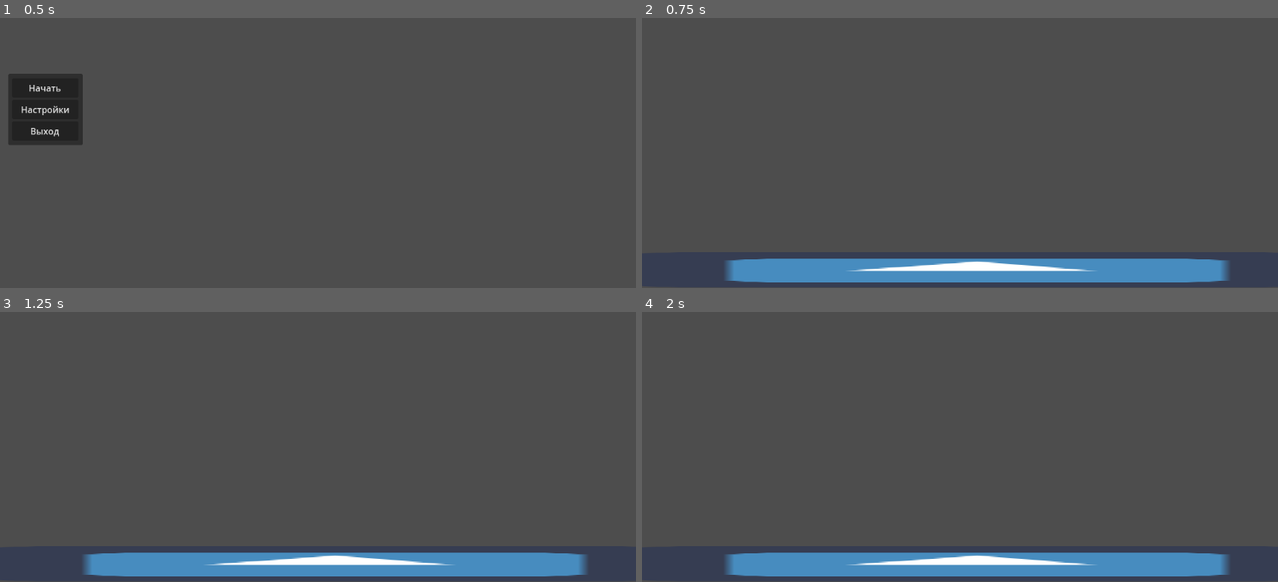
Above: before the commit, frames 1-4 (two rows, left to right).
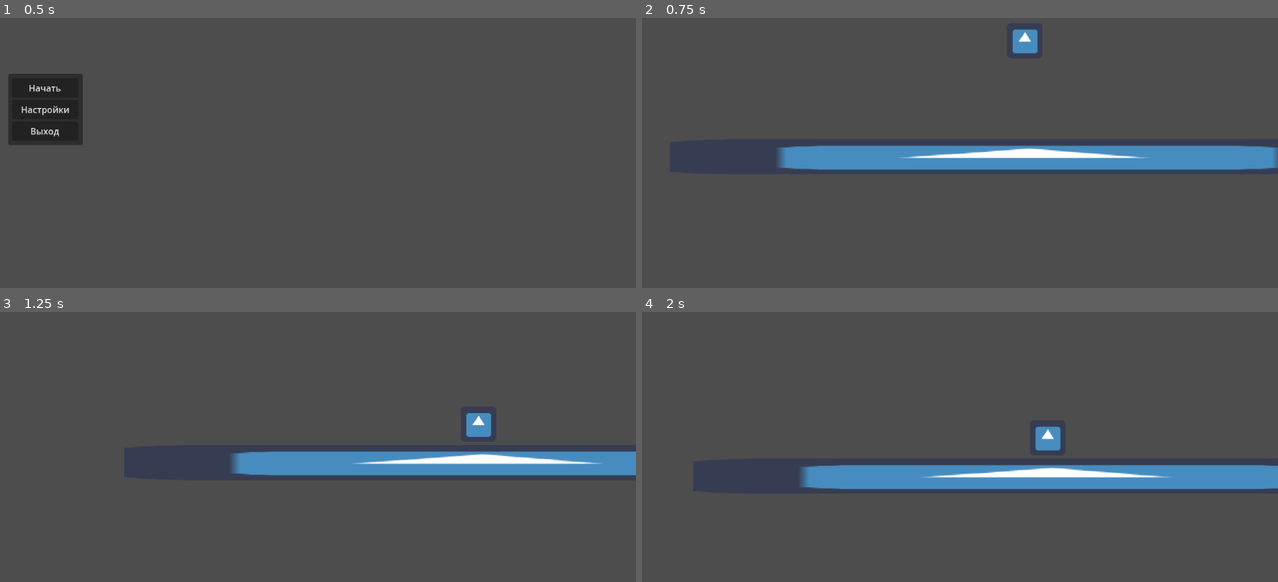
Above: after the commit, the same moments.

Repository: EGOPOS/Rule-Jam
Game: Godot game, scene res://game/userInterface/main_menu.tscn
Same seed, same stepped clock (60 frames per second), same inputs: the game is played once before the commit and once after it. The engine's default icon, where the game draws it, is replaced by a stand-in: a white triangle on a blue panel in a dark square.
Inputs (mouse positions are in pixels of both pictures, inside the frame that each line leads up to):
- Up to frame 1 (0.5 s): no input
- Up to frame 2 (0.75 s): click "Начать" at 0.5 s
- Up to frame 3 (1.25 s): no input
- Up to frame 4 (2 s): move the mouse to (1099, 384) at 1.27 s; press the mouse at (1099, 384) at 1.28 s

Frame 1 is identical in both runs. In frame 2, 14% of the frame differs, in the area x 13-100%, y 4-98%; in frame 3, 13%; in frame 4, 14%.

Commit message:
Cursor(moving, grabbing objects), input buffer

Diff:
--- a/core/input_buffer.gd
+++ b/core/input_buffer.gd
@@ -1,9 +1,9 @@
 extends Node
 
 var action_callables = {
-	"right": "",
-	"left": "",
-	"jump": "",
+	#"right": "",
+	#"left": "",
+	#"jump": "",
 }
 
 var _input_buffer: Array[String]
--- /dev/null
+++ b/game/cursor.tscn
@@ -0,0 +1,46 @@
+[gd_scene load_steps=8 format=3 uid="uid://cmheqedjkgxtw"]
+
+[ext_resource type="Script" path="res://game/cursor/cursor.gd" id="1_dhaxj"]
+
+[sub_resource type="CircleShape2D" id="CircleShape2D_lwswd"]
+
+[sub_resource type="CircleShape2D" id="CircleShape2D_n1rah"]
+radius = 9.0
+
+[sub_resource type="Animation" id="Animation_jdaap"]
+resource_name = "catch"
+
+[sub_resource type="Animation" id="Animation_4gw5f"]
+resource_name = "idle"
+
+[sub_resource type="Animation" id="Animation_chxmg"]
+resource_name = "ready_to_catch"
+
+[sub_resource type="AnimationLibrary" id="AnimationLibrary_rl53h"]
+_data = {
+"catch": SubResource("Animation_jdaap"),
+"idle": SubResource("Animation_4gw5f"),
+"ready_to_catch": SubResource("Animation_chxmg")
+}
+
+[node name="Cursor" type="CharacterBody2D"]
+collision_layer = 2
+collision_mask = 3
+script = ExtResource("1_dhaxj")
+speed = 400.0
+
+[node name="CollisionShape2D" type="CollisionShape2D" parent="."]
+shape = SubResource("CircleShape2D_lwswd")
+
+[node name="GrabArea2D" type="Area2D" parent="."]
+collision_layer = 4
+collision_mask = 4
+
+[node name="CollisionShape2D" type="CollisionShape2D" parent="GrabArea2D"]
+position = Vector2(7, -7)
+shape = SubResource("CircleShape2D_n1rah")
+
+[node name="AnimationPlayer" type="AnimationPlayer" parent="."]
+libraries = {
+"": SubResource("AnimationLibrary_rl53h")
+}
--- /dev/null
+++ b/game/cursor/cursor.gd
@@ -0,0 +1,41 @@
+class_name Cursor extends CharacterBody2D
+
+@export var speed: float = 8.0
+@export var grabbing_speed: float = 16.0
+#@export var acceleration: float = 2.0
+#@export var friction: float = 1.0
+
+@onready var grab_area = $GrabArea2D
+var object_to_grab: RigidBody2D
+
+func _ready():
+	grab_area.body_entered.connect(on_grab_enterd)
+	grab_area.body_exited.connect(on_grab_exited)
+
+func on_grab_enterd(body):
+	object_to_grab = body
+
+func on_grab_exited(body):
+	await get_tree().physics_frame
+	object_to_grab.freeze = false
+	object_to_grab.sleeping = false
+	object_to_grab = null
+
+
+func _process(delta):
+	#global_position = global_position.lerp(get_global_mouse_position(), delta * speed)
+	var target_delta = get_global_mouse_position() - global_position
+	var direction = target_delta.normalized()
+	velocity = direction * delta * speed * target_delta.length()
+	move_and_slide()
+
+	if not object_to_grab: return
+
+	if Input.is_action_just_pressed("grab"):
+		object_to_grab.freeze = true
+
+	if Input.is_action_pressed("grab"):
+		object_to_grab.global_position = object_to_grab.global_position.lerp(global_position, delta * grabbing_speed)
+
+	if Input.is_action_just_released("grab"):
+		object_to_grab.freeze = false
--- a/game/levels/base_level.tscn
+++ b/game/levels/base_level.tscn
@@ -1,7 +1,19 @@
-[gd_scene format=3 uid="uid://vsn5pfn6vssf"]
+[gd_scene load_steps=4 format=3 uid="uid://vsn5pfn6vssf"]
+
+[ext_resource type="PackedScene" uid="uid://cmheqedjkgxtw" path="res://game/cursor.tscn" id="1_bjuea"]
+[ext_resource type="Script" path="res://game/levels/level.gd" id="1_w8uqr"]
+[ext_resource type="Script" path="res://game/levels/level_camera.gd" id="2_s63rc"]
 
 [node name="BaseLevel" type="Node"]
+script = ExtResource("1_w8uqr")
 
 [node name="world" type="Node2D" parent="."]
 
 [node name="WorldEnvironment" type="WorldEnvironment" parent="world"]
+
+[node name="Cursor" parent="world" instance=ExtResource("1_bjuea")]
+
+[node name="Camera2D" type="Camera2D" parent="world" node_paths=PackedStringArray("cursor")]
+script = ExtResource("2_s63rc")
+cursor = NodePath("../Cursor")
+smoothing = 2.0
--- /dev/null
+++ b/game/levels/level.gd
@@ -0,0 +1,4 @@
+extends Node
+
+func _ready():
+	Input.mouse_mode = Input.MOUSE_MODE_HIDDEN
--- /dev/null
+++ b/game/levels/level_camera.gd
@@ -0,0 +1,19 @@
+extends Camera2D
+
+@export var cursor: Cursor
+@export var smoothing: float = 1
+
+var last_mouse_time: int
+
+func _ready():
+	global_position = cursor.global_position
+
+func _process(delta):
+	if (global_position - cursor.global_position).length() > 20.0:
+		global_position = global_position.lerp(cursor.global_position, delta * (1/smoothing)*10)
+		var new_mouse_position = lerp(get_window().get_mouse_position(), Vector2(get_viewport().size/2), delta * (1/smoothing)*10)
+		DisplayServer.warp_mouse(Vector2i(new_mouse_position))
+
+func _input(event):
+	if event is InputEventMouseMotion:
+		last_mouse_time = Time.get_unix_time_from_system()
--- a/game/levels/test_level.tscn
+++ b/game/levels/test_level.tscn
@@ -1,10 +1,13 @@
-[gd_scene load_steps=4 format=3 uid="uid://4cuhuc420kla"]
+[gd_scene load_steps=5 format=3 uid="uid://4cuhuc420kla"]
 
 [ext_resource type="PackedScene" uid="uid://vsn5pfn6vssf" path="res://game/levels/base_level.tscn" id="1_q47o5"]
 [ext_resource type="Texture2D" uid="uid://o5norl3r75jn" path="res://icon.png" id="2_0c3qp"]
 
 [sub_resource type="RectangleShape2D" id="RectangleShape2D_471ud"]
 size = Vector2(63.6, 60)
+
+[sub_resource type="CircleShape2D" id="CircleShape2D_0e3bi"]
+radius = 40.0
 
 [node name="TestLevel" instance=ExtResource("1_q47o5")]
 
@@ -18,3 +21,17 @@
 [node name="CollisionShape2D" type="CollisionShape2D" parent="world/StaticBody2D" index="1"]
 position = Vector2(-0.0499992, 0)
 shape = SubResource("RectangleShape2D_471ud")
+
+[node name="Cursor" parent="world" index="2"]
+position = Vector2(597, 538)
+
+[node name="RigidBody2D" type="RigidBody2D" parent="world" index="4"]
+position = Vector2(599, 392)
+collision_layer = 4
+collision_mask = 5
+
+[node name="CollisionShape2D" type="CollisionShape2D" parent="world/RigidBody2D" index="0"]
+shape = SubResource("CircleShape2D_0e3bi")
+
+[node name="Sprite2D" type="Sprite2D" parent="world/RigidBody2D" index="1"]
+texture = ExtResource("2_0c3qp")
--- a/project.godot
+++ b/project.godot
@@ -19,3 +19,16 @@
 [autoload]
 
 InputBuffer="*res://core/input_buffer.gd"
+
+[input]
+
+grab={
+"deadzone": 0.5,
+"events": [Object(InputEventMouseButton,"resource_local_to_scene":false,"resource_name":"","device":-1,"window_id":0,"alt_pressed":false,"shift_pressed":false,"ctrl_pressed":false,"meta_pressed":false,"button_mask":0,"position":Vector2(0, 0),"global_position":Vector2(0, 0),"factor":1.0,"button_index":1,"canceled":false,"pressed":false,"double_click":false,"script":null)
+]
+}
+
+[layer_names]
+
+2d_physics/layer_2="player"
+2d_physics/layer_3="objects_and_enemies"
